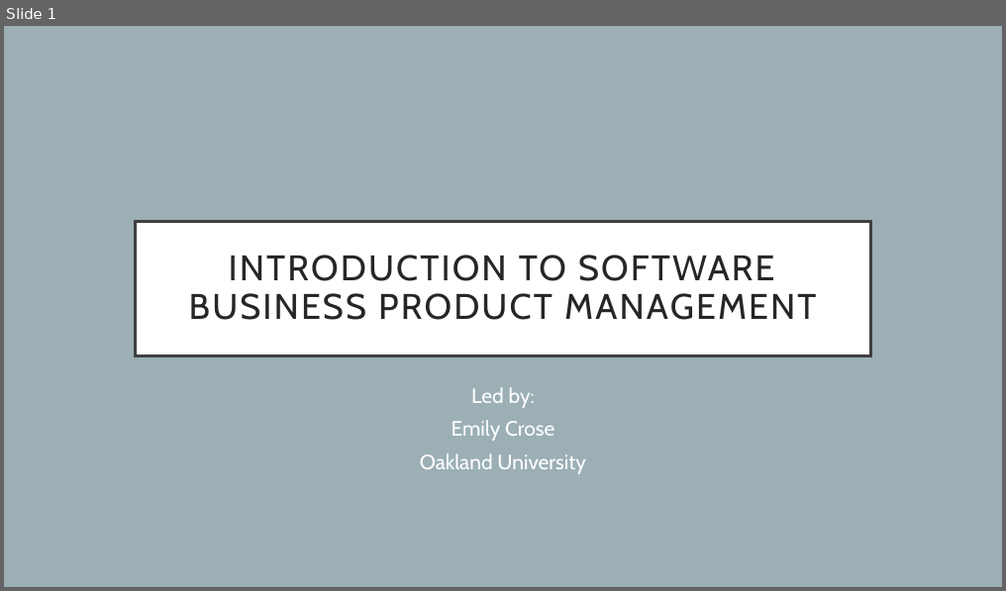
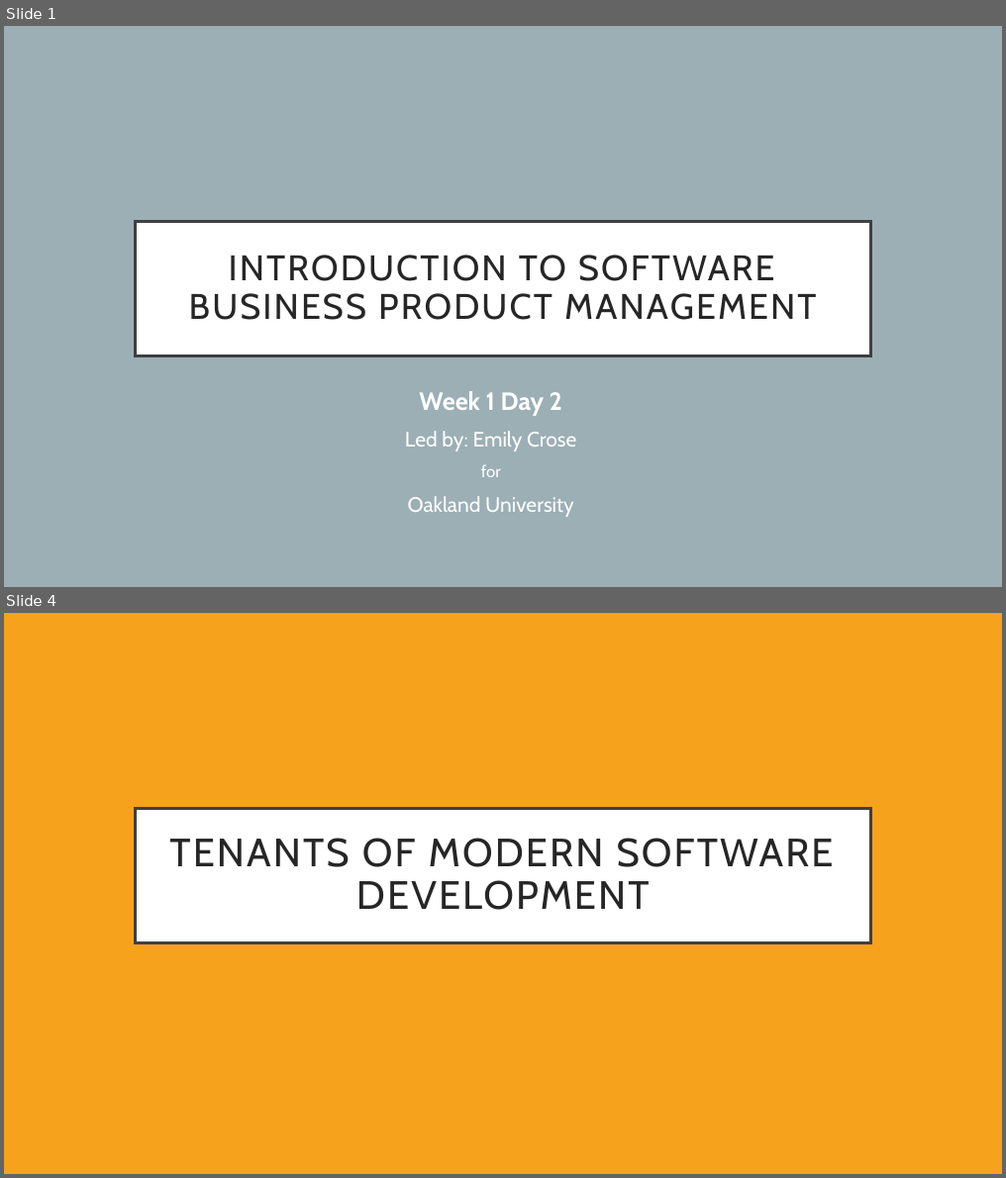
Before and after one commit to hexa-decim8/ISBPM, a slide deck: Class_Materials/Week_1/Day_2/ISBPM w1d2.pptx. Shown one above the other, each under a label of ours: slide 1 before the commit, slides 1 and 4 after it; the slides between them are not shown. The pictures are 1006x591 and 1006x1178 pixels, drawn with LibreOffice and Linux fonts; fonts in the diff are those of the drawing. Boxes give left, top, right and bottom in pixels: in the first picture for what was removed or moved away, otherwise in the second. Text is boxed around its words. In the diff, an @@ line names an element or a change of style, - is before the commit and + after.

```diff
--- a/Class_Materials/Week_1/Day_2/ISBPM w1d2.pptx
+++ b/Class_Materials/Week_1/Day_2/ISBPM w1d2.pptx
@@ slide 4 added at (4,613,1002,1174), background #F6A21D @@
@@ title added at (135,808,871,943), fill #FFFFFF, outline #404040 3 pt, 38 pt, text #262626 @@
+TENANTS OF MODERN SOFTWARE DEVELOPMENT
@@ slide 1 changed as well @@
@@ subtitle "Week 1 Day 2": place and size @@
-subtitle "Week 1 Day 2" at (420,387,586,474)
+subtitle "Week 1 Day 2" at (405,391,576,517)
@@ subtitle at (405,391,576,477): text changed @@
-Led by:
-Emily Crose
+Week 1 Day 2
+Led by: Emily Crose
+for
@@ subtitle at (408,496,574,517): line spacing 0.9 to 1 @@
```
Also in this commit, not shown: 5 other slides added, 6 slides removed.
